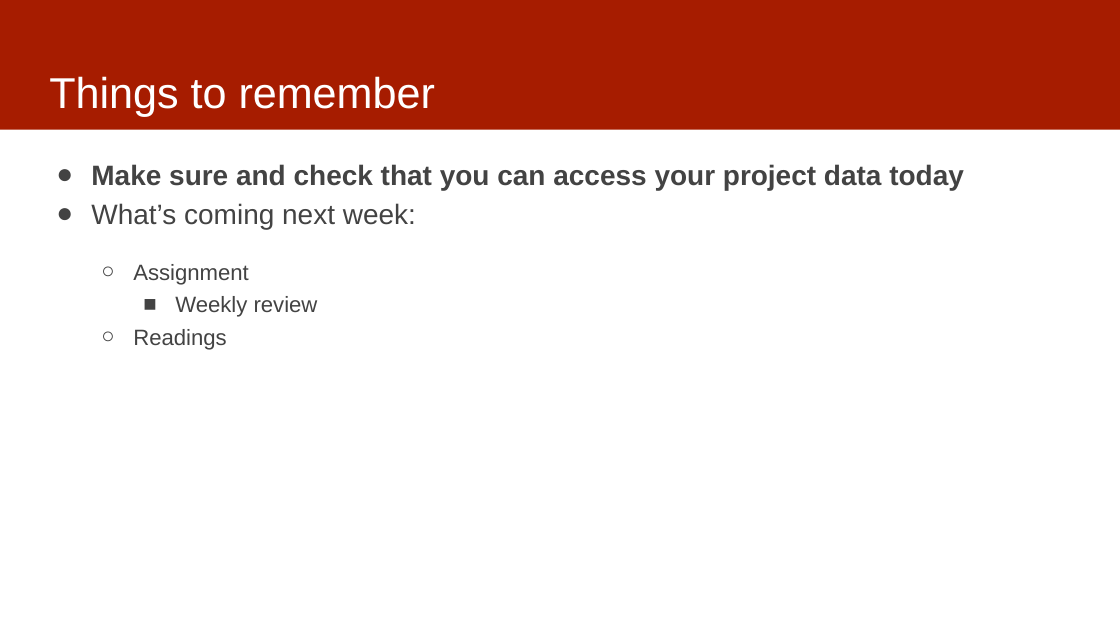
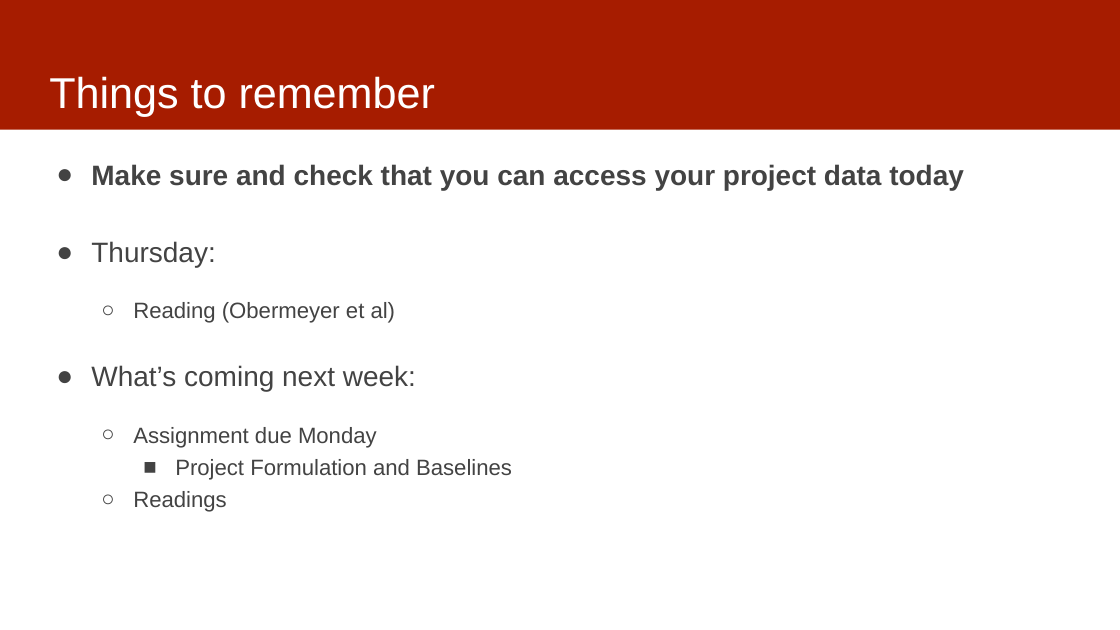
Before and after one commit to dssg/MLinPractice, a slide deck: slide 2 of Lectures/Lecture3-Data.pptx. Drawn at 1120x630 pixels with LibreOffice and Linux fonts; fonts in the diff are those of the drawing. Boxes give left, top, right and bottom in pixels: in the first picture for what was removed or moved away, otherwise in the second. Text is boxed around its words. In the diff, an @@ line names an element or a change of style, - is before the commit and + after.

```diff
--- a/Lectures/Lecture3-Data.pptx
+++ b/Lectures/Lecture3-Data.pptx
@@ text at [91, 241, 396, 323]: paragraphs added @@
+● Thursday:
+  ○ Reading (Obermeyer et al)
@@ text at [133, 427, 512, 480]: text changed @@
-  ○ Assignment
-    ■ Weekly review
+  ○ Assignment due Monday
+    ■ Project Formulation and Baselines
```
Also in this commit, not shown: 2 other slides changed, 10 slides added.
